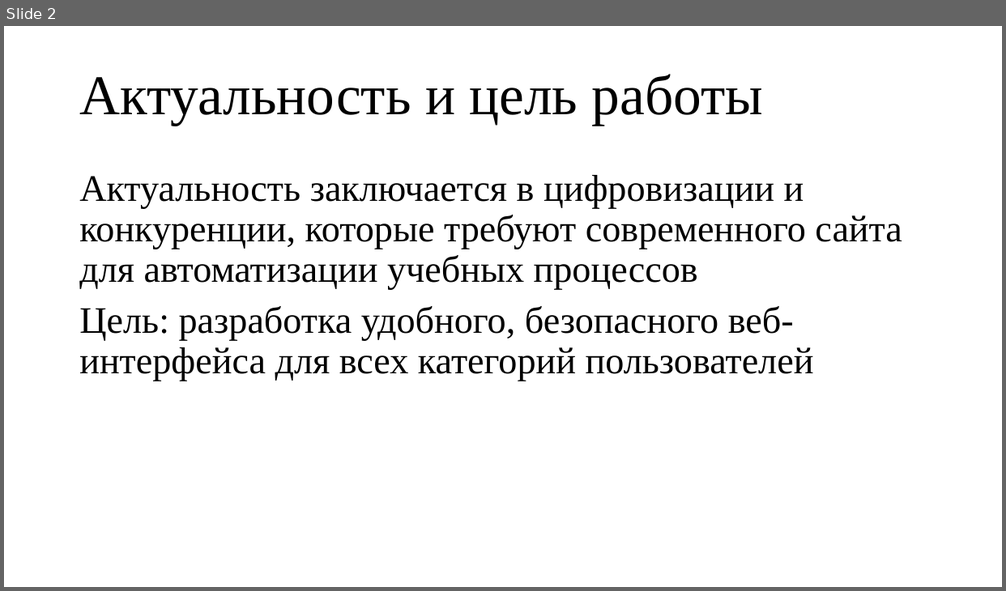
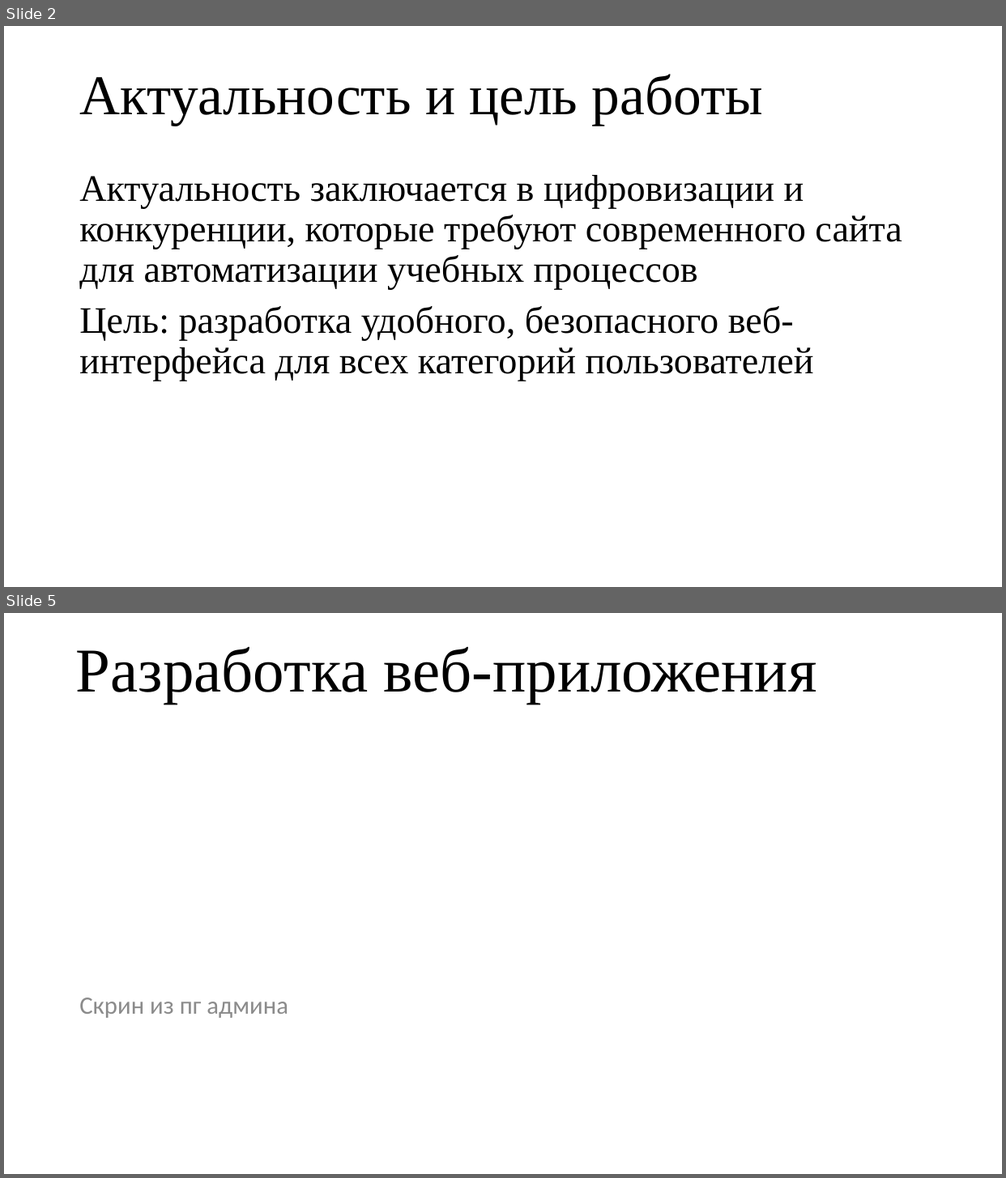
Before and after one commit to chinazes532/ITSchoolWeb, a slide deck: Презентация.pptx. Shown one above the other, each under a label of ours: slide 2 before the commit, slides 2 and 5 after it; the slides between them are not shown. The pictures are 1006x591 and 1006x1178 pixels, drawn with LibreOffice and Linux fonts; fonts in the diff are those of the drawing. Boxes give left, top, right and bottom in pixels: in the first picture for what was removed or moved away, otherwise in the second. Text is boxed around its words. In the diff, an @@ line names an element or a change of style, - is before the commit and + after.

```diff
--- a/Презентация.pptx
+++ b/Презентация.pptx
@@ slide 5 added at (4, 613, 1002, 1174), background #FFFFFF @@
@@ title added at (76, 647, 817, 704), 60 pt, text #000000 @@
+Разработка веб-приложения
@@ text added at (79, 998, 288, 1018), 24 pt, text #8C8C8C @@
+Скрин из пг админа
```
Also in this commit, not shown: 1 slide changed, 9 other slides added.
